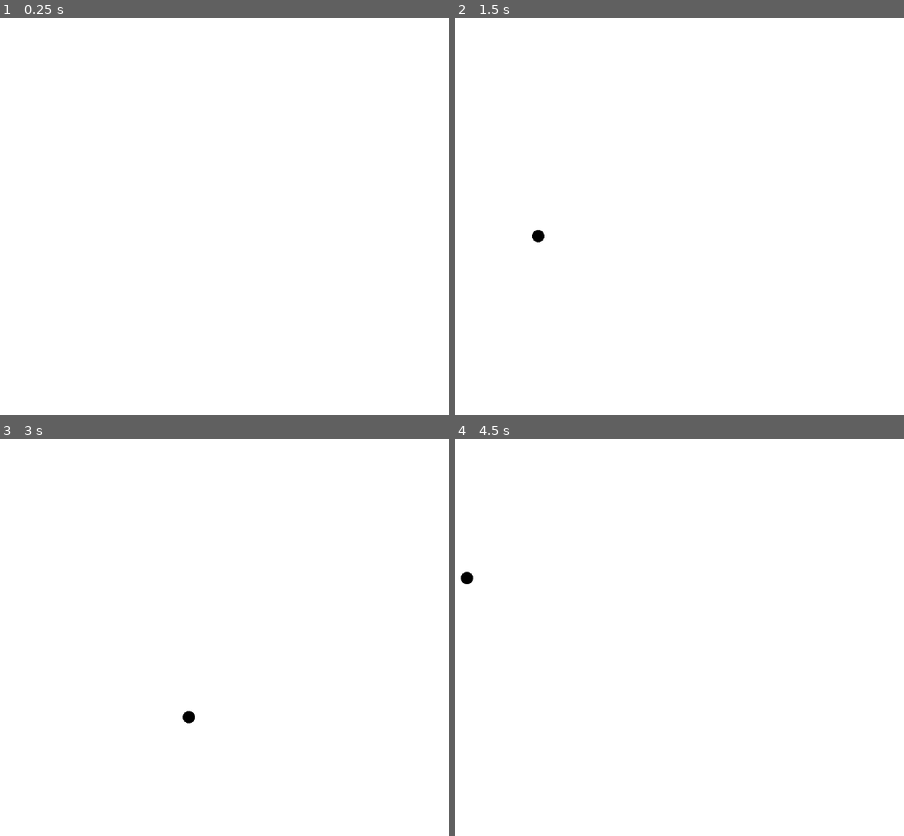
Above: before the commit, frames 1-4 (two rows, left to right).
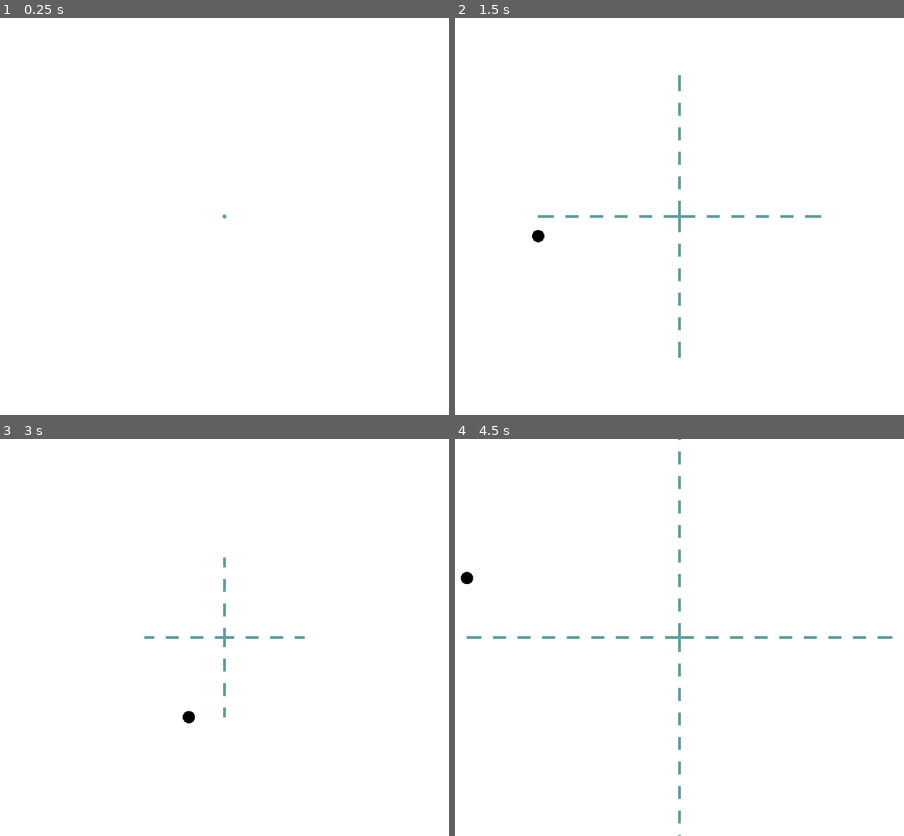
Above: after the commit, the same moments.

Repository: FennecKii/perfect-square
Game: Godot game, scene res://whiteboard.tscn
Two runs of this game, one before a commit and one after it. Both use one fixed random seed, a clock stepped at 60 frames per second and the inputs below. The project has no main scene, so this scene is started directly.
Inputs (mouse positions are in pixels of both pictures, inside the frame that each line leads up to):
- Up to frame 1 (0.25 s): no input
- Up to frame 2 (1.5 s): tap Enter at 0.5 s; move the mouse to (836, 196) at 0.52 s; click (836, 196) at 0.67 s; tap Space at 1.25 s; move the mouse to (535, 236) at 1.27 s; click (535, 236) at 1.42 s
- Up to frame 3 (3 s): tap Enter at 2 s; move the mouse to (296, 550) at 2.02 s; click (296, 550) at 2.17 s; tap Space at 2.75 s; move the mouse to (188, 716) at 2.77 s; click (188, 716) at 2.92 s
- Up to frame 4 (4.5 s): tap Enter at 3.5 s; move the mouse to (890, 697) at 3.52 s; click (890, 697) at 3.67 s; tap Space at 4.25 s; move the mouse to (468, 577) at 4.27 s; click (468, 577) at 4.42 s

The runs differ from the first frame. In frame 1, less than 0.1% of the frame differs, in the area x 49-51%, y 49-51%; in frame 2, 0.5%; in frame 3, 0.3%; in frame 4, 0.7%, in the area x 2-98%, y 0-100%.

Commit message:
Add cross to signal where to draw square

Diff:
--- a/whiteboard.gd
+++ b/whiteboard.gd
@@ -4,6 +4,13 @@
 var point_spacing: float = 20
 var point_position: PackedVector2Array = []
 var point_check: PackedVector2Array = []
+
+@onready
+var half_screen_rect = get_viewport_rect().size / 2
+
+func _ready():
+	queue_redraw()
+
 
 func _input(event):
 	handle_drawing(event)
@@ -12,7 +19,7 @@
 	if (event is not InputEventMouseButton) and (event is not InputEventMouseMotion):
 		return
 
-	var curr_position = event.position - (get_viewport_rect().size / 2)
+	var curr_position = event.position - half_screen_rect
 	if event is InputEventMouseButton:
 		drawing = event.is_pressed()
 		point_position.append(curr_position)
@@ -32,6 +39,8 @@
 
 
 func _draw():
+	handle_outline()
+
 	if len(point_position) < 1:
 		return
 
@@ -40,5 +49,16 @@
 	else:
 		draw_polyline(point_position, Color.BLACK, 10, true)
 
+func handle_outline():
+	draw_circle(Vector2(0, 0), 3, Color.CADET_BLUE)
+	if not point_position:
+		return
+	var dist_to_draw = max(abs(point_position[0].y), abs(point_position[0].x))
+
+	draw_dashed_line(Vector2(0, 0), Vector2(0, dist_to_draw), Color.CADET_BLUE, 3, 20, true, true)
+	draw_dashed_line(Vector2(0, 0), Vector2(0, -dist_to_draw), Color.CADET_BLUE, 3, 20, true, true)
+	draw_dashed_line(Vector2(0, 0), Vector2(dist_to_draw, 0), Color.CADET_BLUE, 3, 20, true, true)
+	draw_dashed_line(Vector2(0, 0), Vector2(-dist_to_draw, 0), Color.CADET_BLUE, 3, 20, true, true)
+
 func vec_len(x: float, y: float) -> float:
 	return sqrt(x**2 + y**2)
